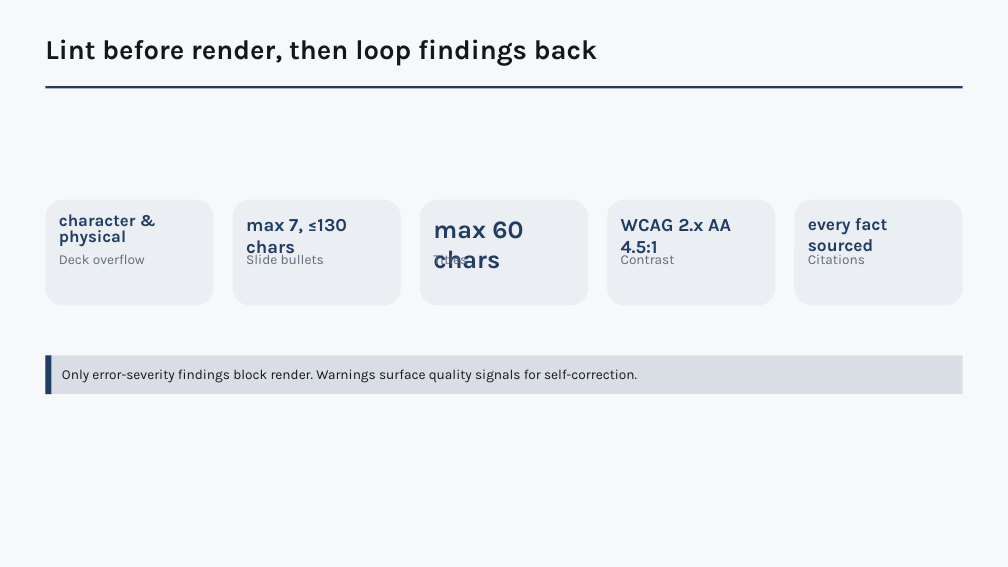
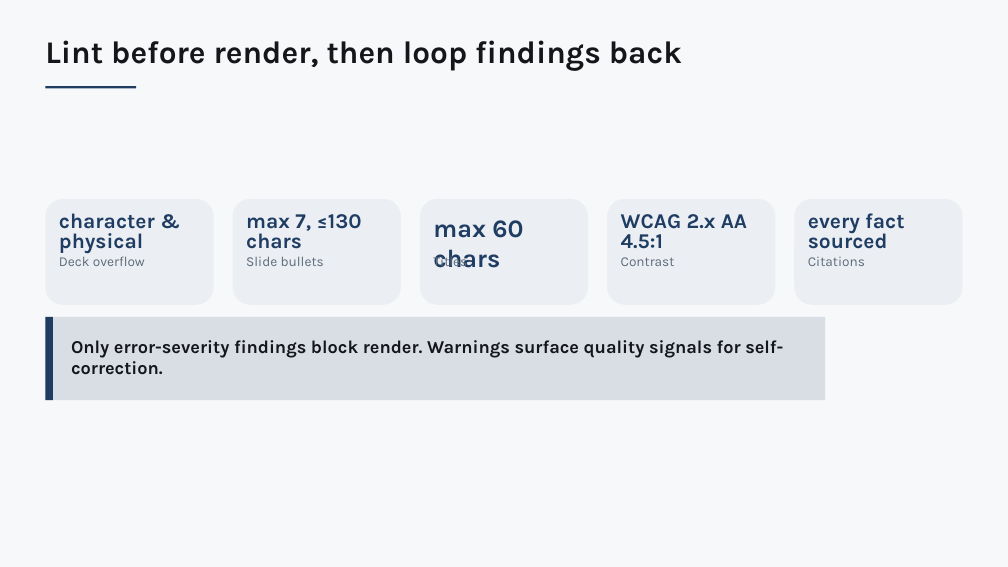
Before and after one commit to kirti34n/docloom, a slide deck: slide 5 of examples/dogfood/output/infographic.pptx. Drawn at 1008x567 pixels with LibreOffice and Linux fonts; fonts in the diff are those of the drawing. Boxes give left, top, right and bottom in pixels: in the first picture for what was removed or moved away, otherwise in the second. Text is boxed around its words. In the diff, an @@ line names an element or a change of style, - is before the commit and + after.

```diff
--- a/examples/dogfood/output/infographic.pptx
+++ b/examples/dogfood/output/infographic.pptx
@@ text "Lint before render, then loop ..." at <box>45,40,682,71</box>: size 26 to 30 pt @@
@@ rectangle: place and size @@
-rectangle at <box>45,86,963,88</box>
+rectangle at <box>45,86,136,88</box>
@@ text "character & physical" at <box>59,213,155,254</box>: size 16 to 20 pt @@
@@ text "max 7, ≤130 chars" at <box>246,214,362,249</box>: size 17.5 to 20 pt; line spacing 1 to 0.8 @@
@@ text "WCAG 2.x AA 4.5:1" at <box>621,214,747,249</box>: size 17.5 to 20 pt; line spacing 1 to 0.8 @@
@@ text "every fact sourced" at <box>808,213,904,249</box>: size 16.5 to 20 pt; line spacing 1 to 0.8 @@
@@ text "Slide bullets": place and size @@
-text "Slide bullets" at <box>246,252,324,264</box>
+text "Slide bullets" at <box>246,256,324,266</box>
@@ text "Contrast": place and size @@
-text "Contrast" at <box>621,252,675,264</box>
+text "Contrast" at <box>621,257,675,266</box>
@@ rectangle: place and size @@
-rectangle at <box>45,355,51,394</box>
+rectangle at <box>45,317,53,400</box>
@@ rectangle: place and size @@
-rectangle at <box>45,355,963,394</box>
+rectangle at <box>45,317,825,400</box>
@@ text "Only error-severity findings block render. ...": place and size @@
-text "Only error-severity findings block render. ..." at <box>62,369,637,383</box>
+text "Only error-severity findings block render. ..." at <box>71,340,783,375</box>
@@ text "Only error-severity findings block render. ..." at <box>71,340,783,375</box>: size 13 to 17.2 pt, bold on @@
```
Also in this commit, not shown: 8 other slides changed, 18 other files.
